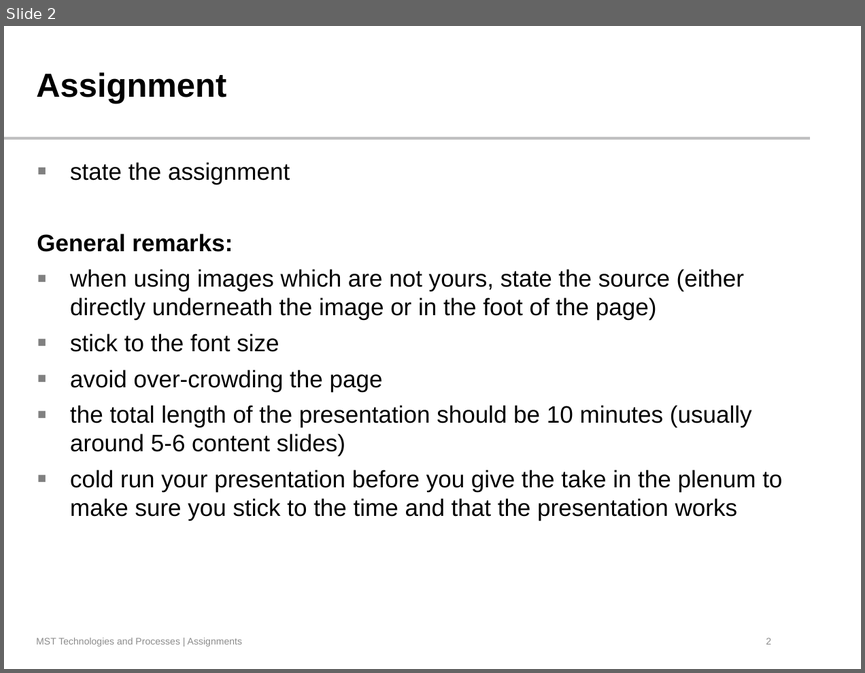
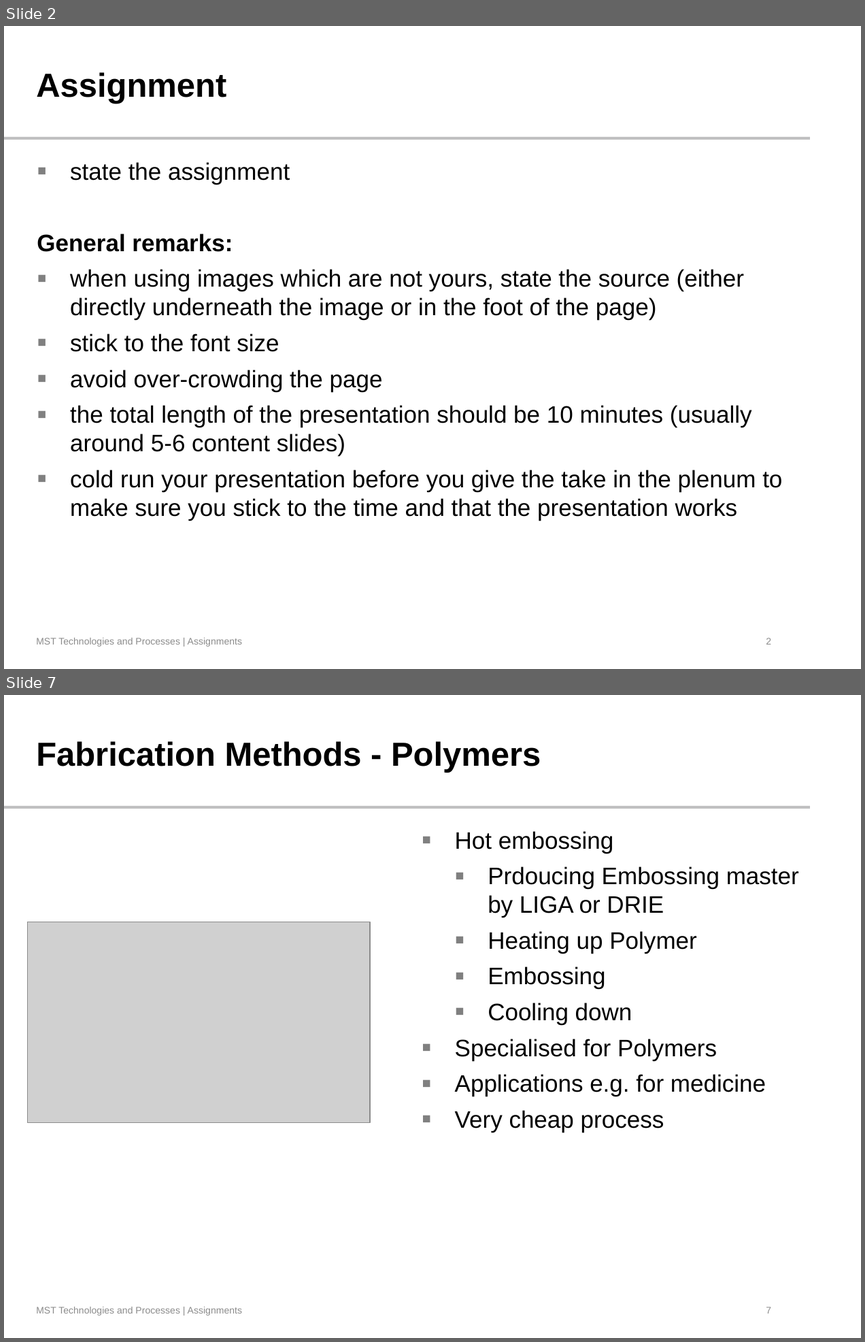
Before and after one commit to JayWiz/MST---High-Aspect-Ratio-MEMS, a slide deck: High_Aspect_Ratio_MEMS.pptx. Shown one above the other, each under a label of ours: slide 2 before the commit, slides 2 and 7 after it; the slides between them are not shown. The pictures are 865x673 and 865x1342 pixels, drawn with LibreOffice and Linux fonts; fonts in the diff are those of the drawing; grey boxes stand for pictures; background and template pictures are left out. Boxes give left, top, right and bottom in pixels: in the first picture for what was removed or moved away, otherwise in the second. Text is boxed around its words. In the diff, an @@ line names an element or a change of style, - is before the commit and + after.

```diff
--- a/High_Aspect_Ratio_MEMS.pptx
+++ b/High_Aspect_Ratio_MEMS.pptx
@@ slide 7 added at <box>4,695,861,1338</box>, background #FFFFFF; not listed: 3 template elements that a slide beside it also shows @@
@@ title added at <box>36,741,541,773</box>, 28 pt, text #000000, bold @@
+Fabrication Methods - Polymers
@@ text added at <box>455,831,799,1132</box>, 20 pt, text #000000 @@
+▪ Hot embossing
+  ▪ Prdoucing Embossing master by LIGA or DRIE
+  ▪ Heating up Polymer
+  ▪ Embossing
+  ▪ Cooling down
+▪ Specialised for Polymers
+▪ Applications e.g. for medicine
+▪ Very cheap process
@@ picture added at <box>28,922,370,1123</box> @@
```
Also in this commit, not shown: 1 slide changed, 5 other slides added, 2 slides removed, 5 other files.
